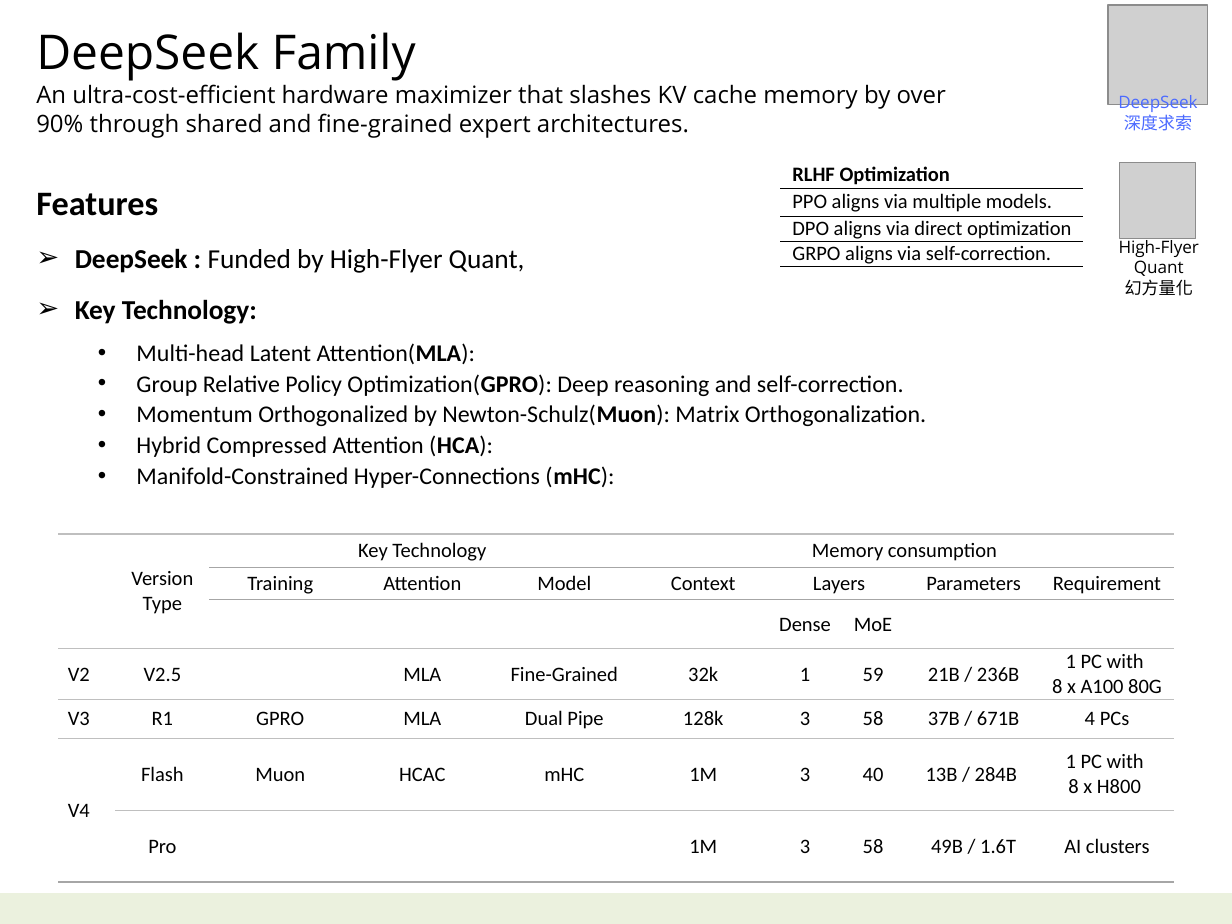
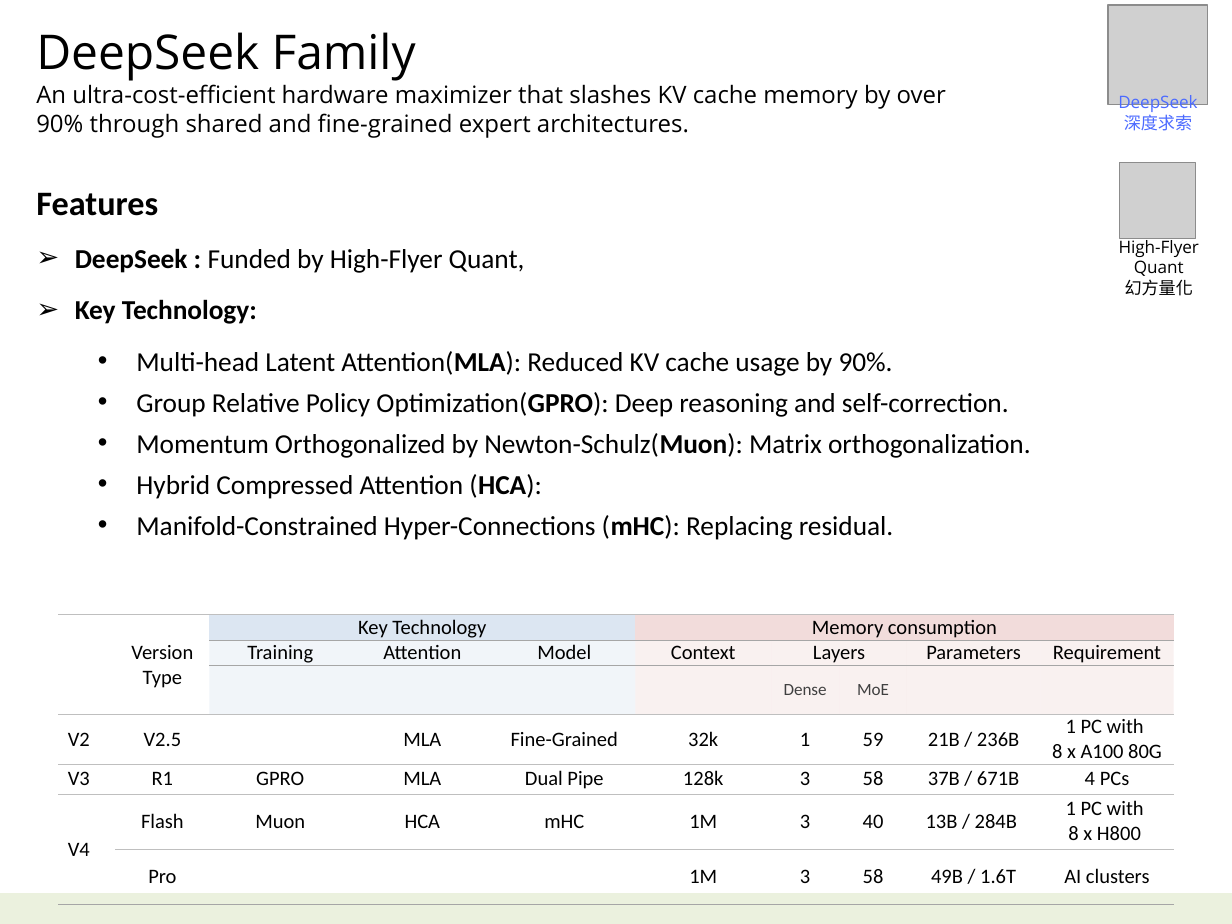
Before and after one commit to navibator/crazy-ai, a slide deck: slide 36 of ai.pptx (slide 35 before the commit). Drawn at 1232x924 pixels with LibreOffice and Linux fonts; fonts in the diff are those of the drawing; grey boxes stand for pictures. Boxes give left, top, right and bottom in pixels: in the first picture for what was removed or moved away, otherwise in the second. Text is boxed around its words. In the diff, an @@ line names an element or a change of style, - is before the commit and + after.

Commit message:
deepseek GRPO

```diff
--- a/ai.pptx
+++ b/ai.pptx
@@ table removed at (780,160,1083,268), 4 rows, 1 columns @@
-RLHF Optimization
-PPO aligns via multiple models.
-DPO aligns via direct optimization
-GRPO aligns via self-correction.
@@ text at (136,351,893,376): text changed; size 14 to 16 pt @@
-  • Multi-head Latent Attention(MLA):
+  • Multi-head Latent Attention(MLA): Reduced KV cache usage by 90%.
@@ text at (136,392,1009,499): size 14 to 16 pt in "Group Relative Policy Optimization(GPRO): Deep reasoning and ...", "Hybrid Compressed Attention (HCA):"; more space between paragraphs @@
@@ text at (136,433,1031,458): text changed; size 14 to 16 pt @@
-  • Momentum Orthogonalized by Newton-Schulz(Muon): Matrix Orthogonalization.
+  • Momentum Orthogonalized by Newton-Schulz(Muon): Matrix orthogonalization.
@@ text at (136,515,894,540): text changed; size 14 to 16 pt @@
-  • Manifold-Constrained Hyper-Connections (mHC):
+  • Manifold-Constrained Hyper-Connections (mHC): Replacing residual.
@@ table at (58,615,1172,887) @@
-row 6, column 4: HCAC
+row 6, column 4: HCA
@@ fill none to #DCE6F2 in row 1, column 3 @@
@@ fill none to #F2DCDB in row 1, column 6 @@
@@ fill none to #DCE6F2 at 40% opacity in 6 cells @@
@@ fill none to #F2DCDB at 40% opacity in 9 cells @@
@@ size 12 to 10 pt, text colour #000000 to #404040 in "Dense", "MoE" @@
@@ table: place and size @@
-table at (58,533,1172,869)
+table at (58,615,1172,887)
```
Also in this commit, not shown: 4 other slides changed.
